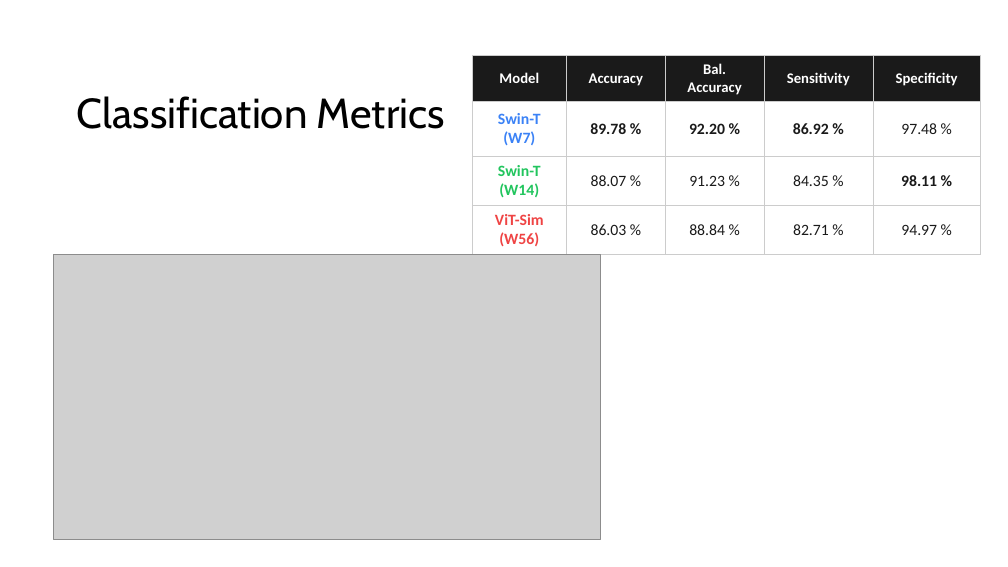
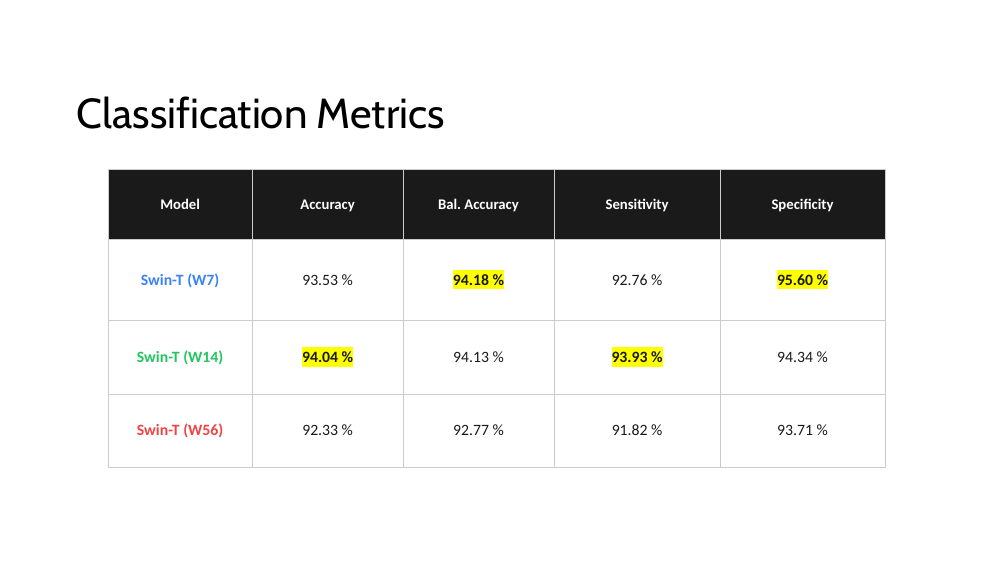
Before and after one commit to ma3ti/Swin-transformer-ChestXray, a slide deck: slide 16 of Swin.pptx (slide 21 before the commit). Drawn at 1008x567 pixels with LibreOffice and Linux fonts; fonts in the diff are those of the drawing; grey boxes stand for pictures. Boxes give left, top, right and bottom in pixels: in the first picture for what was removed or moved away, otherwise in the second. Text is boxed around its words. In the diff, an @@ line names an element or a change of style, - is before the commit and + after.

```diff
--- a/Swin.pptx
+++ b/Swin.pptx
@@ table at (108,169,886,467) @@
-row 2: Swin-T (W7) | 89.78 % | 92.20 % | 86.92 % | 97.48 %
+row 2: Swin-T (W7) | 93.53 % | 94.18 % | 92.76 % | 95.60 %
-row 3: Swin-T (W14) | 88.07 % | 91.23 % | 84.35 % | 98.11 %
+row 3: Swin-T (W14) | 94.04 % | 94.13 % | 93.93 % | 94.34 %
-row 4: ViT-Sim (W56) | 86.03 % | 88.84 % | 82.71 % | 94.97 %
+row 4: Swin-T (W56) | 92.33 % | 92.77 % | 91.82 % | 93.71 %
@@ table: place and size @@
-table at (473,55,982,255)
+table at (108,169,886,467)
@@ picture removed at (53,255,600,540) @@
```
Also in this commit, not shown: 13 other slides changed, 4 slides added, 10 slides removed, 18 other files.
